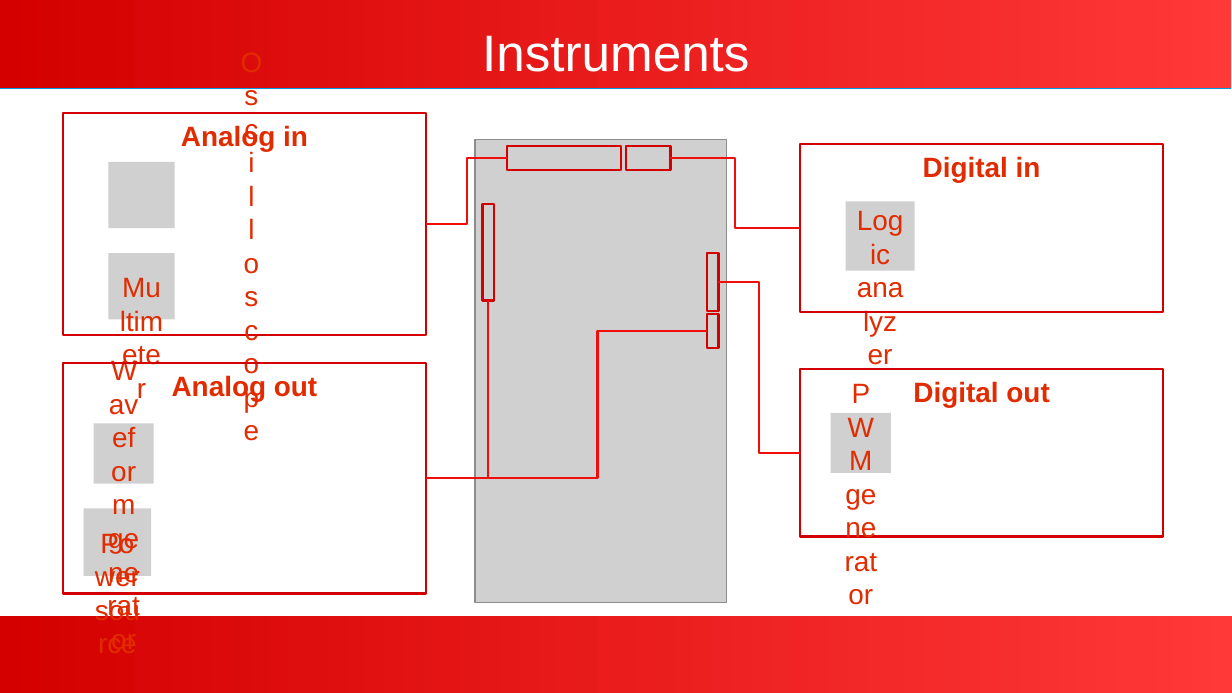
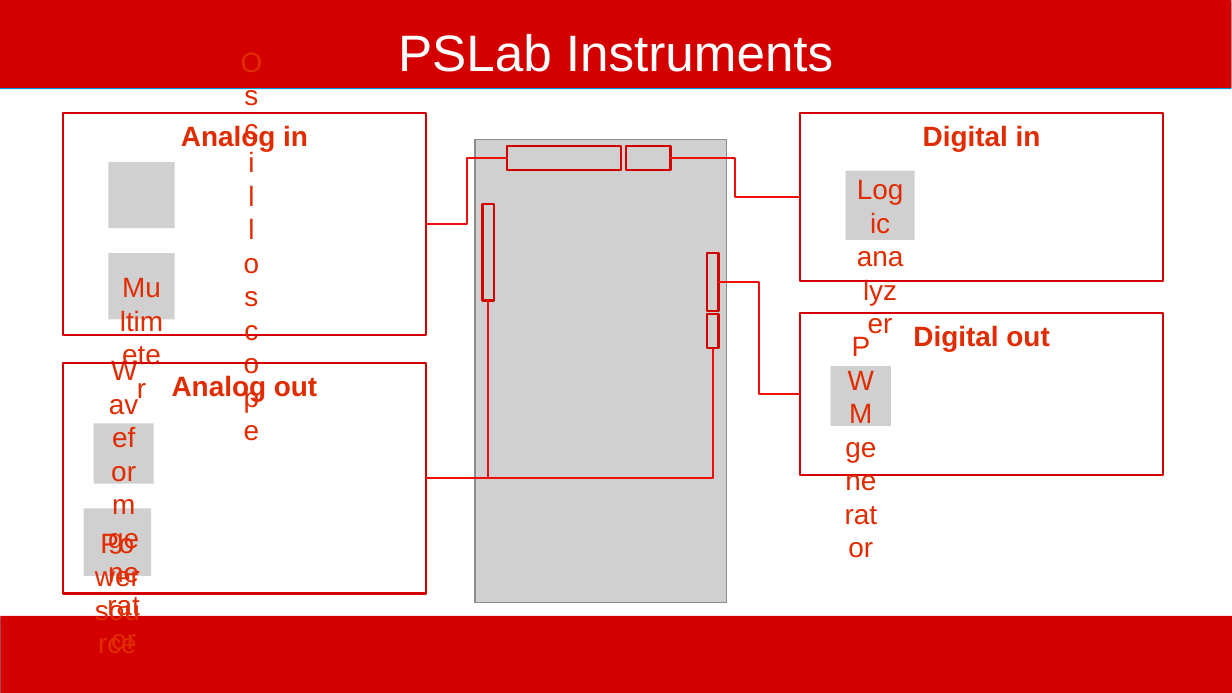
Before and after one commit to bessman/summit_2022, a slide deck: slide 3 of fossasia_summit_2022.odp (slide 2 before the commit). Drawn at 1232x693 pixels with LibreOffice and Linux fonts; fonts in the diff are those of the drawing; grey boxes stand for pictures. Boxes give left, top, right and bottom in pixels: in the first picture for what was removed or moved away, otherwise in the second. Text is boxed around its words. In the diff, an @@ line names an element or a change of style, - is before the commit and + after.

Commit message:
Update presentation

```diff
--- a/fossasia_summit_2022.odp
+++ b/fossasia_summit_2022.odp
@@ rectangle at (x1=0, y1=0, x2=1232, y2=88): fill gradient #FF3838 to #FE3737 to #FE3636 to #FD3535 to #FC3434 to #D40000 @@
@@ title at (x1=398, y1=34, x2=833, y2=72): text changed @@
-Instruments
+PSLab Instruments
@@ rectangle "Digital in" moved from (x1=800, y1=144, x2=1164, y2=312) to (x1=800, y1=113, x2=1164, y2=281) @@
@@ elbow line moved from (800, 228) - (671, 158) to (800, 197) - (671, 158) @@
@@ picture "Logic analyzer" moved from (x1=846, y1=201, x2=916, y2=271) to (x1=846, y1=171, x2=916, y2=240) @@
@@ elbow line moved from (800, 453) - (719, 282) to (800, 395) - (719, 282) @@
@@ rectangle "Digital out" resized from (x1=800, y1=369, x2=1164, y2=537) to (x1=800, y1=313, x2=1164, y2=475) @@
@@ elbow line moved from (489, 478) - (708, 331) to (489, 478) - (713, 348) @@
@@ picture "PWM generator" moved from (x1=831, y1=413, x2=891, y2=473) to (x1=831, y1=366, x2=891, y2=426) @@
@@ rectangle at (x1=0, y1=616, x2=1232, y2=693): fill gradient #FF3838 to #FE3737 to #FE3636 to #FD3535 to #FC3434 to #D40000 @@
```
Also in this commit, not shown: 1 other slide changed, 6 slides added, 4 slides removed.
